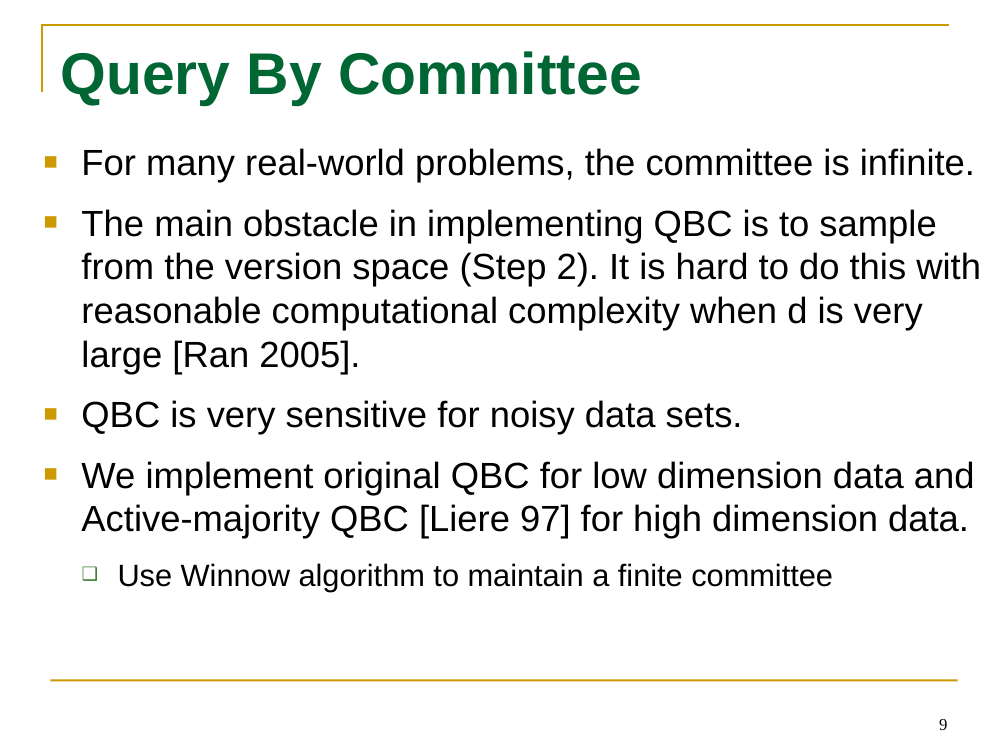
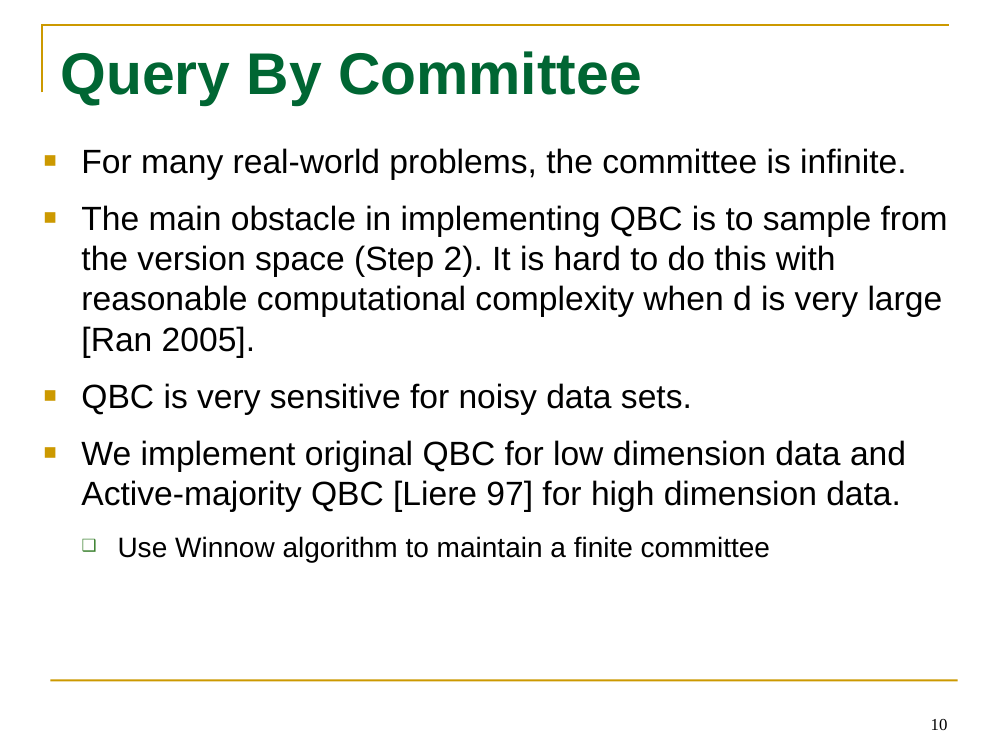
Before and after one commit to tttyy/Active-Learning, a slide deck: slide 10 of presentation/Activelearning.pptx (slide 9 before the commit). Drawn at 1008x756 pixels with LibreOffice and Linux fonts; fonts in the diff are those of the drawing. Boxes give left, top, right and bottom in pixels: in the first picture for what was removed or moved away, otherwise in the second. Text is boxed around its words. In the diff, an @@ line names an element or a change of style, - is before the commit and + after.

```diff
--- a/presentation/Activelearning.pptx
+++ b/presentation/Activelearning.pptx
@@ text "For many real-world problems, the ..." at (81,148,948,562): size 26 to 24 pt in "For many real-world problems, the committee is ...", "The main obstacle in implementing QBC is ...", "QBC is very sensitive for noisy data ...", "We implement original QBC for low dimension ..."; size 22 to 20 pt in "Use Winnow algorithm to maintain a finite ..." @@
@@ page number at (931,719,948,730): text changed @@
-9
+10
```
Also in this commit, not shown: 9 other slides changed, 1 slide added, 1 other file.
